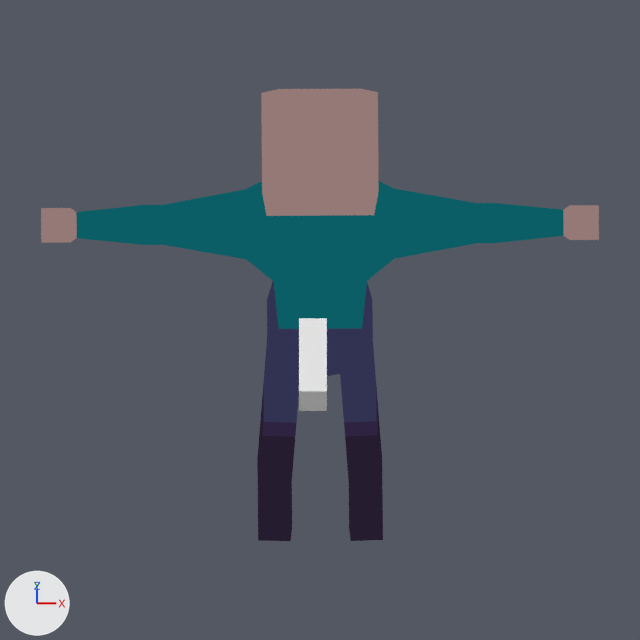
A saved change to the Blender file bleed-client/blender/Character9.blend.
Rendered twice from the file's camera 'Camera'. The lights are fixed; the arrows at lower left show +X, +Y and +Z.

Objects in the first picture: 'Character', 'Handgun'.
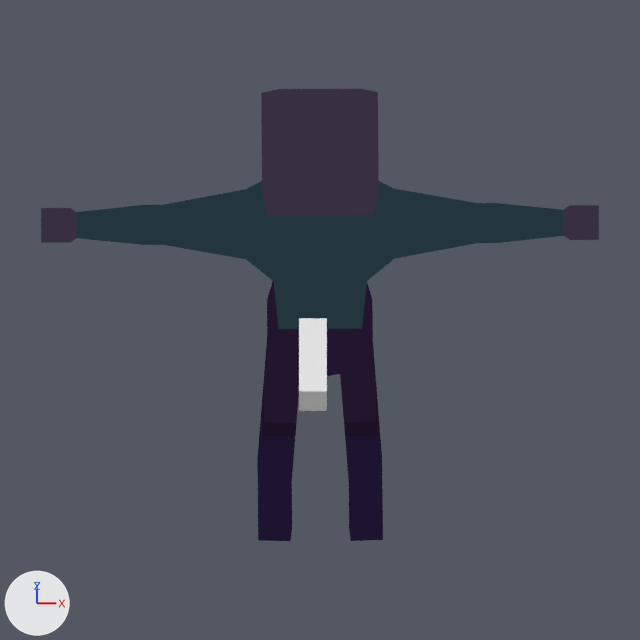
Location of each change, (x1, y1, x2, y2) in pixels of the pictures (640 x 640 px):
```json
{"object": "Character", "change": "surface changed", "before": [41, 89, 599, 439], "after": [41, 89, 599, 439]}
```

Scene script edits in JSON lines:
```json
{"op": "add", "block": "img_shade3_png", "code": ["img_shade3_png = load_image('shade3.png', '../palettes/shade3.png', 48, 1, 'sRGB')"]}
{"op": "set", "path": "mat_material_001.texture", "old": "img_shade2_png", "new": "img_shade3_png"}
```
